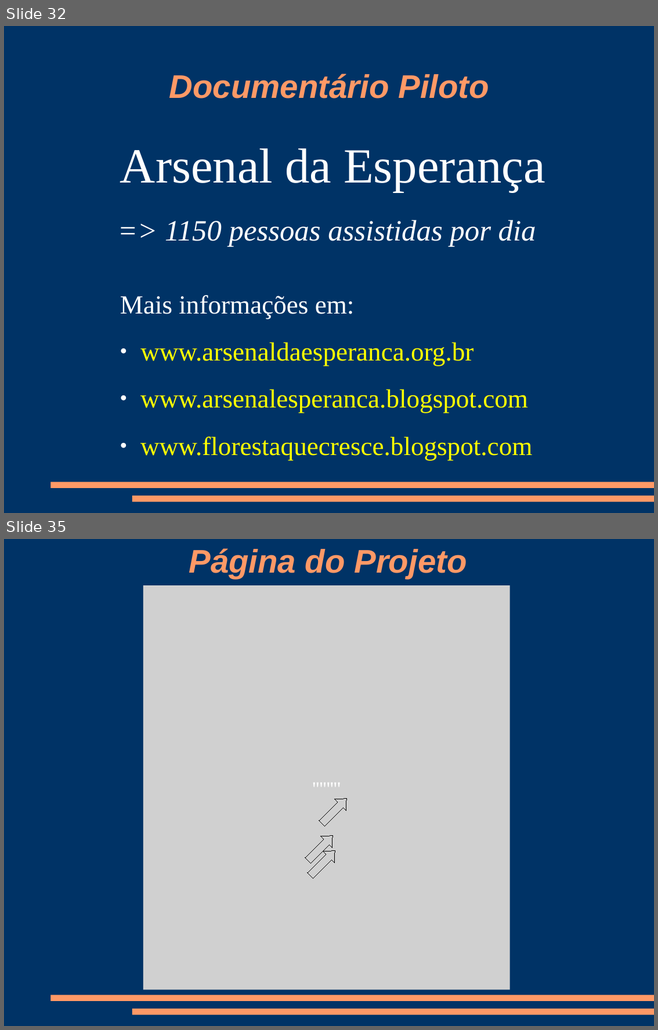
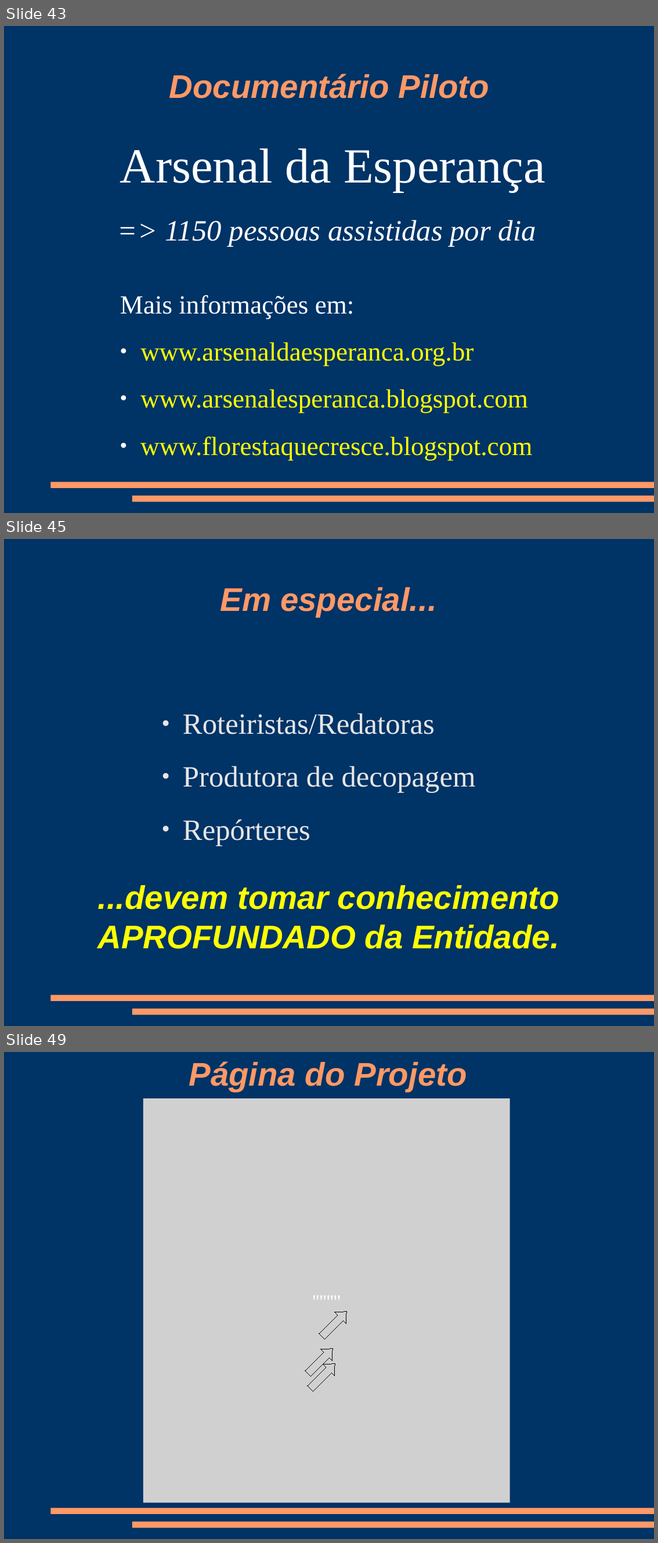
Before and after one commit to mptrv/docpcrista, a slide deck: docpcrista-orientacoes_da_dinamica.odp. Shown one above the other, each under a label of ours: slides 32 and 35 before the commit, slides 43, 45 and 49 after it; the slides between them are not shown. The pictures are 658x1030 and 658x1543 pixels, drawn with LibreOffice and Linux fonts; fonts in the diff are those of the drawing; grey boxes stand for pictures. Boxes give left, top, right and bottom in pixels: in the first picture for what was removed or moved away, otherwise in the second. Text is boxed around its words. In the diff, an @@ line names an element or a change of style, - is before the commit and + after.

```diff
--- a/docpcrista-orientacoes_da_dinamica.odp
+++ b/docpcrista-orientacoes_da_dinamica.odp
@@ slide 45 added at box(4, 539, 654, 1026), background #003366; not listed: 2 template elements that a slide beside it also shows @@
@@ title added at box(220, 587, 436, 617), 40 pt, text #FF9966, bold, italic @@
+Em especial...
@@ text added at box(183, 713, 476, 846), 36 pt, text #E6E6E6 @@
+● Roteiristas/Redatoras
+● Produtora de decopagem
+● Repórteres
@@ title added at box(97, 885, 559, 949), 40 pt, text #FFFF00, bold, italic @@
+...devem tomar conhecimento
+APROFUNDADO da Entidade.
@@ what was slide 32 is now slide 43 @@
@@ what was slide 35 is now slide 49 @@
```
Also in this commit, not shown: 13 slides changed, 15 other slides added, 1 slide removed, 1 other file.
